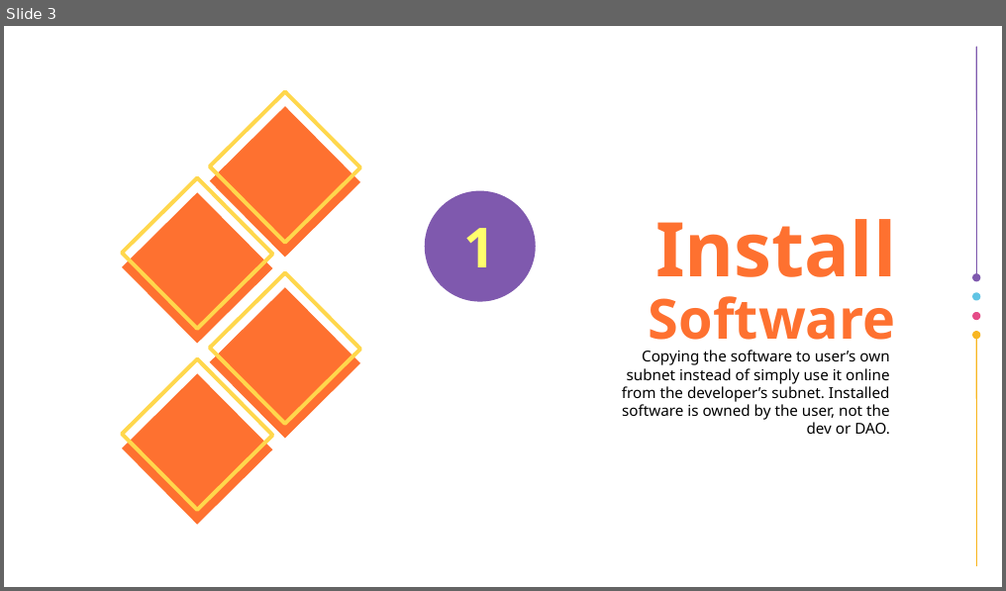
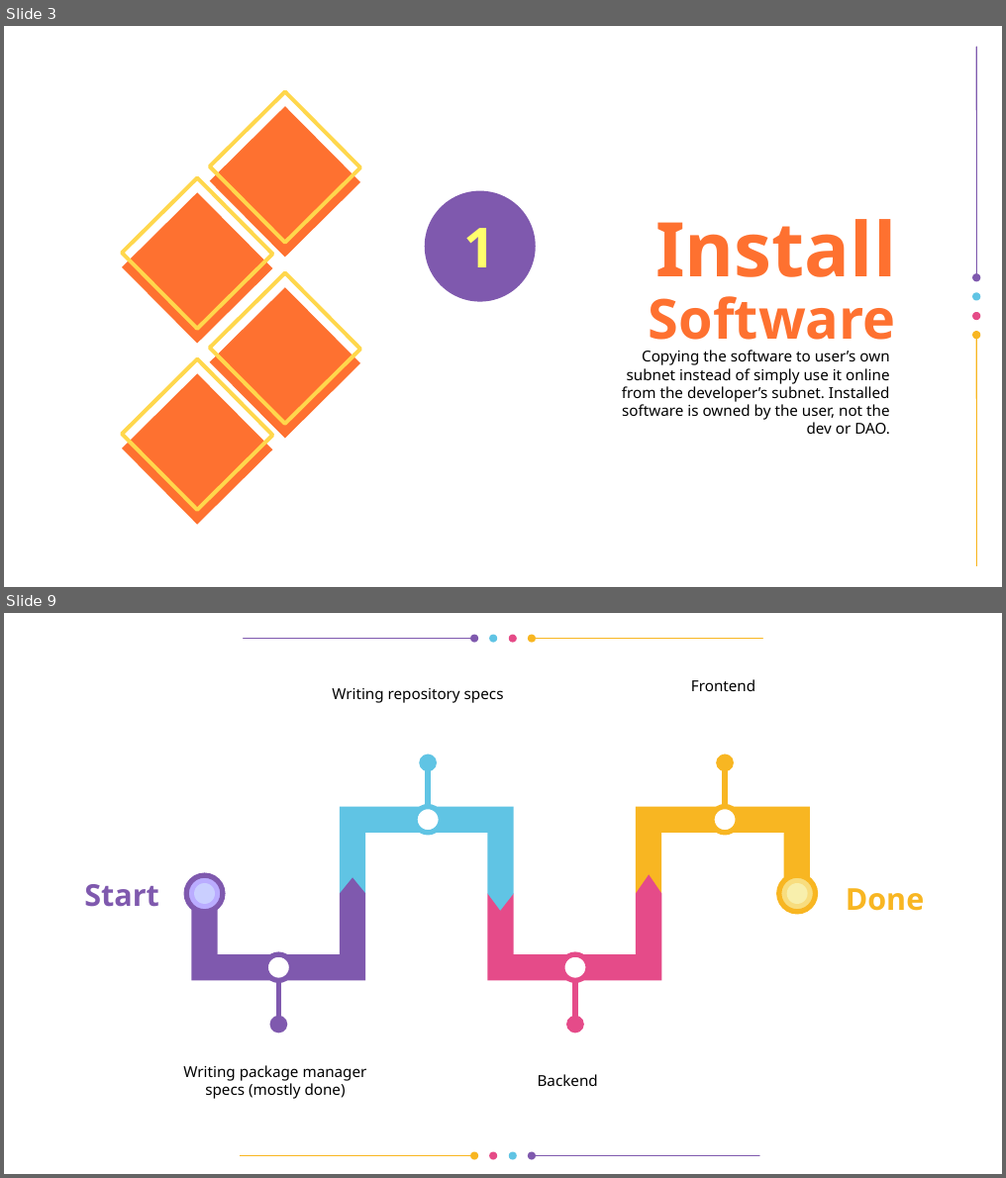
Before and after one commit to vporton/icp-package-manager, a slide deck: docs/presentation.odp. Shown one above the other, each under a label of ours: slide 3 before the commit, slides 3 and 9 after it; the slides between them are not shown. The pictures are 1006x591 and 1006x1178 pixels, drawn with LibreOffice and Linux fonts; fonts in the diff are those of the drawing; background and template pictures are left out. Boxes give left, top, right and bottom in pixels: in the first picture for what was removed or moved away, otherwise in the second. Text is boxed around its words. In the diff, an @@ line names an element or a change of style, - is before the commit and + after.

```diff
--- a/docs/presentation.odp
+++ b/docs/presentation.odp
@@ slide 9 added at (x1=4, y1=613, x2=1002, y2=1174), background #FFFFFF @@
@@ group added at (x1=243, y1=635, x2=763, y2=643): 6 freeform shapes @@
@@ title added at (x1=332, y1=688, x2=504, y2=703), 12 pt, text #000000 @@
+Writing repository specs
@@ title added at (x1=691, y1=679, x2=755, y2=691), 12 pt, text #000000 @@
+Frontend
@@ group added at (x1=415, y1=757, x2=442, y2=833): 5 freeform shapes @@
@@ group added at (x1=712, y1=757, x2=739, y2=833): 5 freeform shapes @@
@@ freeform shape added at (x1=340, y1=807, x2=514, y2=911), fill #60C4E4 @@
@@ freeform shape added at (x1=636, y1=807, x2=810, y2=894), fill #F8B622 @@
@@ freeform shape added at (x1=186, y1=875, x2=222, y2=912), fill #BAACFF @@
@@ freeform shape added at (x1=186, y1=875, x2=222, y2=912), outline #7F59AE 4.14 pt @@
@@ freeform shape added at (x1=191, y1=877, x2=365, y2=980), fill #7F59AE @@
@@ freeform shape added at (x1=487, y1=874, x2=661, y2=980), fill #E54B89 @@
@@ freeform shape added at (x1=779, y1=875, x2=816, y2=912), fill #F8DD7E @@
@@ freeform shape added at (x1=779, y1=875, x2=816, y2=912), outline #F8B622 4.14 pt @@
@@ text added at (x1=84, y1=884, x2=158, y2=907), 24 pt, text #7F59AE, bold @@
+Start
@@ freeform shape added at (x1=194, y1=883, x2=215, y2=905), fill #CACFFF @@
@@ freeform shape added at (x1=787, y1=883, x2=808, y2=905), fill #F8EFAC @@
@@ text added at (x1=846, y1=888, x2=924, y2=911), 24 pt, text #F8B622, bold @@
+Done
@@ group added at (x1=265, y1=955, x2=292, y2=1032): 5 freeform shapes @@
@@ group added at (x1=562, y1=955, x2=589, y2=1032): 5 freeform shapes @@
@@ title added at (x1=183, y1=1065, x2=367, y2=1099), 12 pt, text #000000 @@
+Writing package manager specs (mostly done)
@@ title added at (x1=538, y1=1074, x2=598, y2=1086), 12 pt, text #000000 @@
+Backend
@@ group added at (x1=241, y1=1153, x2=759, y2=1160): 6 freeform shapes @@
```
Also in this commit, not shown: 2 slides changed, 6 other slides added, 10 slides removed, 1 other file.
